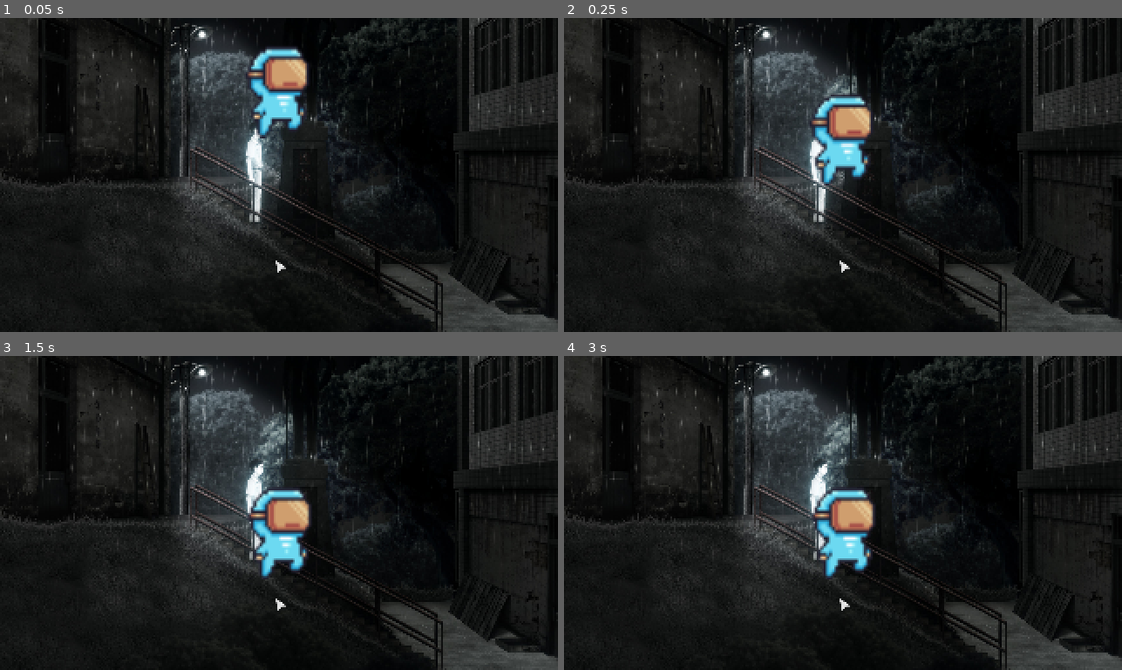
Above: before the commit, frames 1-4 (two rows, left to right).
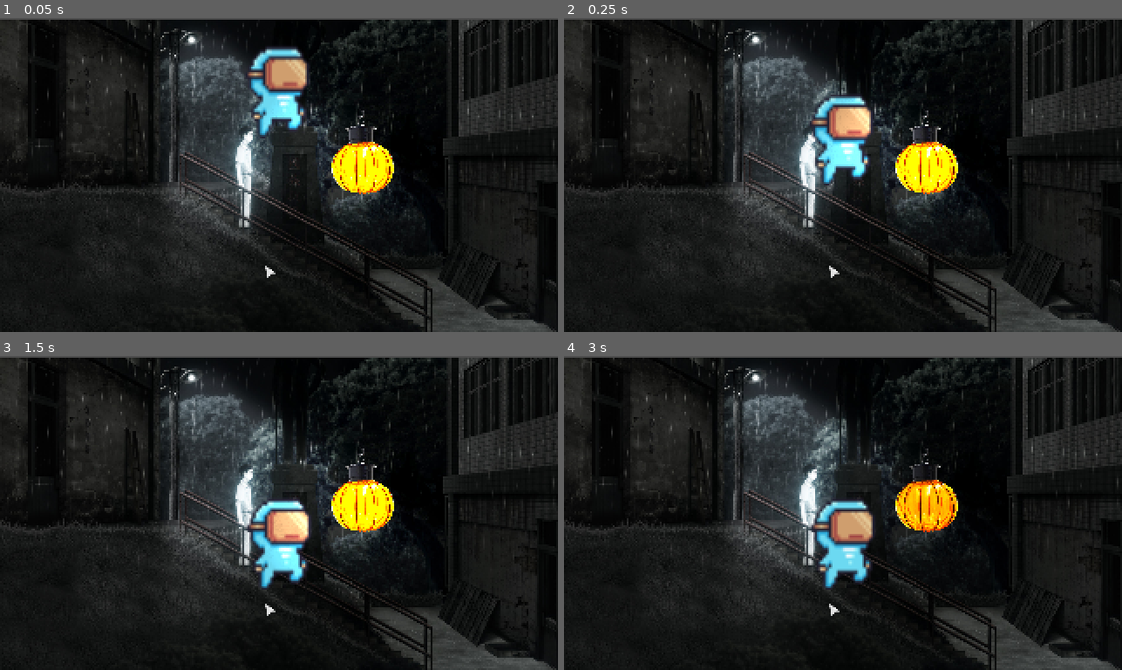
Above: after the commit, the same moments.

Repository: Spaberg/The-Mysterious-Disappearance-of-Saka-Town---Spooki-Game-Jam-2024
Game: Godot game, scene res://scenes/game.tscn
Two runs of this game, one before a commit and one after it. Both use one fixed random seed, a clock stepped at 60 frames per second and the inputs below.
Inputs:
- Up to frame 1 (0.05 s): no input
- Up to frame 2 (0.25 s): no input
- Up to frame 3 (1.5 s): tap Enter at 1.25 s
- Up to frame 4 (3 s): no input

The runs differ from the first frame. In frame 1, 15% of the frame differs, in the area x 0-100%, y 0-100%; in frame 2, 16%; in frame 3, 17%; in frame 4, 16%.

Commit message:
Added light

Diff:
--- /dev/null
+++ b/scenes/lamp_light.gd
@@ -0,0 +1,17 @@
+extends PointLight2D
+
+
+# Called when the node enters the scene tree for the first time.
+func _ready() -> void:
+	pass # Replace with function body.
+
+
+# Called every frame. 'delta' is the elapsed time since the previous frame.
+func _process(delta: float) -> void:
+	pass
+
+
+func _on_flicker_timer_timeout() -> void:
+	enabled = !enabled
+	$FlickerTimer.wait_time = randf()*0.5
+	$FlickerTimer.start()
--- a/scenes/mountain_trail.tscn
+++ b/scenes/mountain_trail.tscn
@@ -1,8 +1,10 @@
-[gd_scene load_steps=7 format=3 uid="uid://c521td2cttlo"]
+[gd_scene load_steps=8 format=3 uid="uid://c521td2cttlo"]
 
-[ext_resource type="Texture2D" uid="uid://v22s4lhee4oc" path="res://assets/pictures/123.jpg" id="1_jnl3n"]
 [ext_resource type="Texture2D" uid="uid://vcc23hslq85f" path="res://assets/pictures/trail.jpg" id="2_qnwh2"]
-[ext_resource type="AudioStream" uid="uid://ne1qtoo044vg" path="res://audio/environment/switch-noises-97673.mp3" id="3_dcku7"]
+[ext_resource type="AudioStream" uid="uid://c02e7bnyu2f4v" path="res://audio/environment/fluorescent-lamp-flickering-17625.mp3" id="3_7tl1a"]
+[ext_resource type="Texture2D" uid="uid://bttbube2jp5un" path="res://assets/pictures/dcr21xk-80074eca-5ca4-4f19-9e39-5d3e9ff50c65.png" id="3_g1let"]
+[ext_resource type="Texture2D" uid="uid://crydpx3ox22ur" path="res://assets/textures/256x256 textures (9).png" id="4_x3lah"]
+[ext_resource type="Script" path="res://scenes/lamp_light.gd" id="5_c7dpq"]
 
 [sub_resource type="SegmentShape2D" id="SegmentShape2D_q2tqn"]
 a = Vector2(372.766, 459.446)
@@ -12,14 +14,11 @@
 a = Vector2(-308.863, 48.0815)
 b = Vector2(-873.337, 37.3967)
 
-[sub_resource type="RectangleShape2D" id="RectangleShape2D_0l8fp"]
-size = Vector2(300.376, 235.353)
-
 [node name="mountain trail" type="Node2D"]
 position = Vector2(15, 42)
 
 [node name="Trail" type="Sprite2D" parent="."]
-position = Vector2(150, 48)
+position = Vector2(144, 51)
 scale = Vector2(0.187785, 0.187182)
 texture = ExtResource("2_qnwh2")
 
@@ -35,8 +34,28 @@
 position = Vector2(1235.45, 432.734)
 shape = SubResource("SegmentShape2D_8x652")
 
-[node name="AudioStreamPlayer2D" type="AudioStreamPlayer2D" parent="."]
-stream = ExtResource("3_dcku7")
+[node name="Sprite2D" type="Sprite2D" parent="."]
+position = Vector2(187, 35)
+scale = Vector2(0.05, 0.05)
+texture = ExtResource("3_g1let")
+
+[node name="FlickeringLightSound" type="AudioStreamPlayer2D" parent="Sprite2D"]
+position = Vector2(-3740, -700)
+scale = Vector2(20, 20)
+stream = ExtResource("3_7tl1a")
 autoplay = true
 max_distance = 360.0
 parameters/looping = true
+
+[node name="LampLight" type="PointLight2D" parent="Sprite2D"]
+position = Vector2(120, 160)
+texture = ExtResource("4_x3lah")
+texture_scale = 10.05
+script = ExtResource("5_c7dpq")
+
+[node name="FlickerTimer" type="Timer" parent="Sprite2D/LampLight"]
+process_callback = 0
+one_shot = true
+autostart = true
+
+[connection signal="timeout" from="Sprite2D/LampLight/FlickerTimer" to="Sprite2D/LampLight" method="_on_flicker_timer_timeout"]
--- a/scenes/player.tscn
+++ b/scenes/player.tscn
@@ -15,7 +15,6 @@
 
 [node name="RigidBody2D" type="RigidBody2D" parent="."]
 position = Vector2(0, 7.62939e-06)
-scale = Vector2(1, 1)
 physics_material_override = SubResource("PhysicsMaterial_exdtg")
 lock_rotation = true
 
@@ -28,5 +27,5 @@
 position = Vector2(98, 88)
 shape = SubResource("CapsuleShape2D_64o7j")
 
-[node name="AudioListener2D" type="AudioListener2D" parent="Sprite2D"]
+[node name="Sprite2D#AudioListener2D" type="AudioListener2D" parent="."]
 current = true
Binary file added: assets/pictures/dcr21xk-80074eca-5ca4-4f19-9e39-5d3e9ff50c65.png
Not shown, added: assets/pictures/dcr21xk-80074eca-5ca4-4f19-9e39-5d3e9ff50c65.png.import
Not shown, removed: assets/pictures/fluorescent-lamp-flickering-17625.mp3.import
Binary file added: assets/textures/256x256 textures (9).png
Not shown, added: assets/textures/256x256 textures (9).png.import
Binary file added: assets/textures/32x32 textures (7).png
Not shown, added: assets/textures/32x32 textures (7).png.import
Binary file added: assets/textures/64x64 textures (9).png
Not shown, added: assets/textures/64x64 textures (9).png.import
Not shown, removed: assets/pictures/fluorescent-lamp-flickering-17625.mp3
